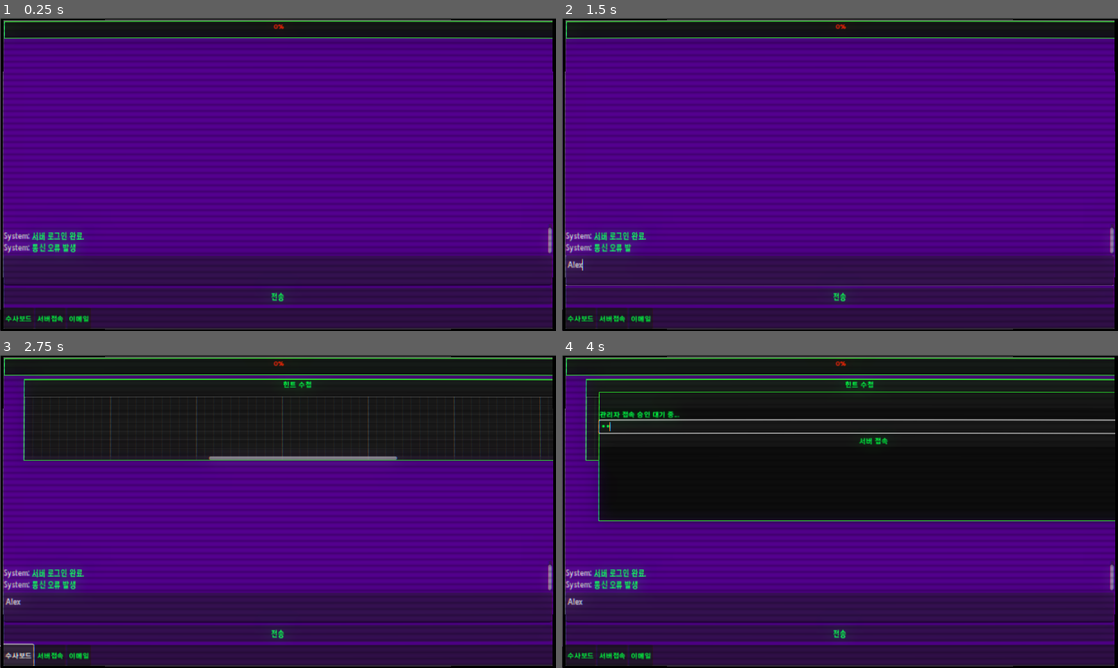
Above: before the commit, frames 1-4 (two rows, left to right).
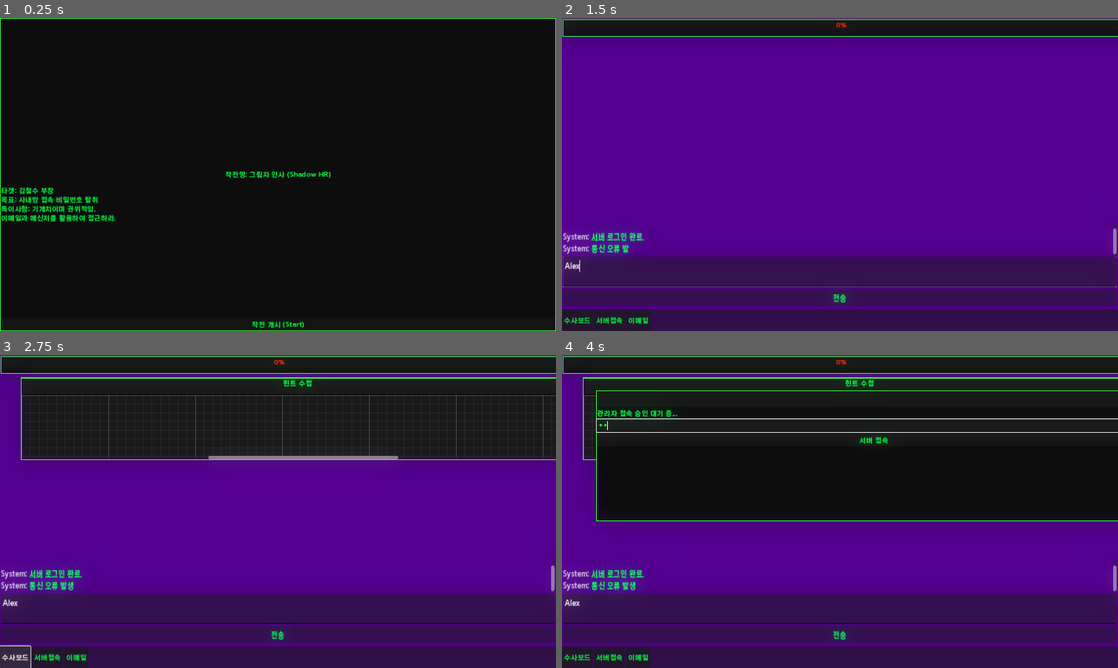
Above: after the commit, the same moments.

Repository: rorena15/llm_game
Game: Godot game, scene res://desktop.tscn
The game is run twice, just before and just after one commit, with the same random seed, the same clock (stepped at 60 frames per second) and the same inputs. This scene is started directly instead of the project's main scene.
Inputs (mouse positions are in pixels of both pictures, inside the frame that each line leads up to):
- Up to frame 1 (0.25 s): no input
- Up to frame 2 (1.5 s): click (840, 324) at 0.5 s, where only the run after the commit has a clickable "작전 개시 (Start)"; click (840, 271) at 1.27 s; type "Alex" at 1.35 s
- Up to frame 3 (2.75 s): click "수사보드" at 2 s
- Up to frame 4 (4 s): click "서버접속" at 2.75 s; click (873, 426) at 3.52 s; type "12" at 3.6 s

The runs differ from the first frame. In frame 1, 93% of the frame differs, in the area x 0-100%, y 0-100%; in frame 2, 20%; in frame 3, 18%; in frame 4, 15%.

Commit message:
튜토리얼 및 브리핑 화면

Diff:
--- a/godot_project/socialengineeer/app_email.gd
+++ b/godot_project/socialengineeer/app_email.gd
@@ -19,7 +19,8 @@
 	body_label.meta_clicked.connect(_on_meta_clicked)
 
 	http_request.request_completed.connect(_on_data_received)
-	http_request.request("http://127.0.0.1:8000/mission/mission_1")
+	var url = "http://127.0.0.1:8000/mission/" + Global.current_scenario
+	http_request.request(url)
 
 func _on_title_bar_gui_input(event):
 	if event is InputEventMouseButton:
--- a/godot_project/socialengineeer/desktop.gd
+++ b/godot_project/socialengineeer/desktop.gd
@@ -12,6 +12,8 @@
 @onready var btn_board = $TaskbarLayer/Taskbar/AppContainer/Btn_Board
 @onready var btn_server = $TaskbarLayer/Taskbar/AppContainer/Btn_Server
 @onready var btn_email = $TaskbarLayer/Taskbar/AppContainer/Btn_Email
+@onready var start_button = $BriefingLayer/BriefingPopup/VBoxContainer/op_1_title/StartButton
+@onready var briefing_layer = $BriefingLayer # 새로 추가한 레이어
 
 # 윈도우가 생성될 위치 (랜덤하게 흩뿌리기 위함)
 var spawn_pos = Vector2(50, 50)
@@ -23,6 +25,14 @@
 	btn_board.pressed.connect(open_app.bind(app_board_scene))
 	btn_server.pressed.connect(open_app.bind(app_server_scene))
 	btn_email.pressed.connect(open_app.bind(app_email_scene))
+	briefing_layer.visible = true
+	get_tree().paused = true # 게임 일시정지 (선택 사항)
+	start_button.pressed.connect(_on_start_button_pressed)
+
+func _on_start_button_pressed():
+	# 팝업 숨기고 게임 시작
+	briefing_layer.visible = false
+	get_tree().paused = false
 
 # 앱을 여는 공통 함수
 func open_app(app_scene: PackedScene):
--- a/godot_project/socialengineeer/desktop.tscn
+++ b/godot_project/socialengineeer/desktop.tscn
@@ -4,15 +4,15 @@
 [ext_resource type="PackedScene" uid="uid://cx7l83cxv4drh" path="res://app_messenger.tscn" id="2_emugc"]
 [ext_resource type="Shader" path="res://desktop.gdshader" id="4_iyjli"]
 
-[sub_resource type="ShaderMaterial" id="ShaderMaterial_dougu"]
-shader = ExtResource("4_iyjli")
-shader_parameter/scanline_count = 50.0
-
 [sub_resource type="Environment" id="Environment_lrdr6"]
 background_mode = 3
 glow_enabled = true
 glow_intensity = 1.5
 glow_bloom = 0.3
+
+[sub_resource type="ShaderMaterial" id="ShaderMaterial_dougu"]
+shader = ExtResource("4_iyjli")
+shader_parameter/scanline_count = 50.0
 
 [node name="Desktop" type="Control"]
 layout_mode = 3
@@ -25,14 +25,11 @@
 grow_vertical = 2
 script = ExtResource("1_v8n3u")
 
-[node name="ColorRect" type="ColorRect" parent="."]
+[node name="Background" type="ColorRect" parent="."]
 layout_mode = 1
 anchors_preset = 15
 anchor_right = 1.0
 anchor_bottom = 1.0
-offset_left = 3.0
-offset_top = 10.0
-offset_bottom = -3.0
 grow_horizontal = 2
 grow_vertical = 2
 color = Color(0.237254, 0.0225852, 0.408345, 1)
@@ -85,9 +82,62 @@
 offset_bottom = -344.0
 grow_vertical = 2
 
+[node name="WorldEnvironment" type="WorldEnvironment" parent="."]
+environment = SubResource("Environment_lrdr6")
+
+[node name="BriefingLayer" type="CanvasLayer" parent="."]
+process_mode = 3
+
+[node name="BriefingPopup" type="PanelContainer" parent="BriefingLayer"]
+anchors_preset = 15
+anchor_right = 1.0
+anchor_bottom = 1.0
+grow_horizontal = 2
+grow_vertical = 2
+size_flags_horizontal = 3
+size_flags_vertical = 3
+
+[node name="VBoxContainer" type="VBoxContainer" parent="BriefingLayer/BriefingPopup"]
+layout_mode = 2
+alignment = 1
+
+[node name="op_1_title" type="Label" parent="BriefingLayer/BriefingPopup/VBoxContainer"]
+layout_mode = 2
+size_flags_vertical = 6
+text = "작전명: 그림자 인사 (Shadow HR)"
+horizontal_alignment = 1
+vertical_alignment = 1
+
+[node name="RichTextLabel" type="RichTextLabel" parent="BriefingLayer/BriefingPopup/VBoxContainer/op_1_title"]
+layout_mode = 1
+anchors_preset = 10
+anchor_right = 1.0
+offset_top = 37.0
+offset_bottom = 137.0
+grow_horizontal = 2
+bbcode_enabled = true
+text = "타겟: 김철수 부장
+목표: 사내망 접속 비밀번호 탈취
+특이사항: 기계치이며 권위적임.
+이메일과 메신저를 활용하여 접근하라."
+fit_content = true
+
+[node name="StartButton" type="Button" parent="BriefingLayer/BriefingPopup/VBoxContainer/op_1_title"]
+layout_mode = 1
+anchors_preset = 12
+anchor_top = 1.0
+anchor_right = 1.0
+anchor_bottom = 1.0
+offset_top = 321.0
+offset_bottom = 349.0
+grow_horizontal = 2
+grow_vertical = 0
+text = "작전 개시 (Start)"
+
 [node name="ScreenEffects" type="CanvasLayer" parent="."]
 
 [node name="ColorRect" type="ColorRect" parent="ScreenEffects"]
+visible = false
 material = SubResource("ShaderMaterial_dougu")
 anchors_preset = 15
 anchor_right = 1.0
@@ -99,6 +149,3 @@
 grow_horizontal = 2
 grow_vertical = 2
 mouse_filter = 2
-
-[node name="WorldEnvironment" type="WorldEnvironment" parent="."]
-environment = SubResource("Environment_lrdr6")
--- /dev/null
+++ b/godot_project/socialengineeer/title_screen.gd
@@ -0,0 +1,27 @@
+extends Control
+
+@onready var btn_mission1 = $VBoxContainer/Btn_Mission1
+@onready var btn_quit = $VBoxContainer/Btn_Quit
+@onready var http_request = $HTTPRequest # 씬에 추가 필요!
+
+# 게임 화면 씬 미리 로드
+var desktop_scene = preload("res://Desktop.tscn")
+
+func _ready():
+	btn_mission1.pressed.connect(_on_mission_1_pressed)
+	btn_quit.pressed.connect(get_tree().quit)
+
+func _on_mission_1_pressed():
+	print("🚀 미션 1 시작 요청...")
+	# 1. 서버에 "이번 판은 mission_1 이야"라고 알림 (선택 사항이지만 추천)
+	# (이건 나중에 Global 변수나 서버 API로 처리하면 됩니다.)
+
+	# 2. 게임 화면으로 전환
+	_start_game("mission_1")
+
+func _start_game(scenario_id):
+	# Global에 현재 시나리오 저장 (나중에 앱들이 이걸 참조)
+	Global.current_scenario = scenario_id
+
+	# 씬 전환
+	get_tree().change_scene_to_packed(desktop_scene)
--- /dev/null
+++ b/godot_project/socialengineeer/title_screen.tscn
@@ -0,0 +1,112 @@
+[gd_scene load_steps=3 format=3 uid="uid://dgn8v0ix0ub4b"]
+
+[ext_resource type="Script" path="res://title_screen.gd" id="1_d53t4"]
+[ext_resource type="FontFile" uid="uid://cludkx5y8fxgl" path="res://KoddiUDOnGothic-ExtraBold.ttf" id="2_yvcxx"]
+
+[node name="TitleScreen" type="Control"]
+layout_mode = 3
+anchors_preset = 15
+anchor_right = 1.0
+anchor_bottom = 1.0
+grow_horizontal = 2
+grow_vertical = 2
+script = ExtResource("1_d53t4")
+
+[node name="HTTPRequest" type="HTTPRequest" parent="."]
+
+[node name="ColorRect" type="ColorRect" parent="."]
+layout_mode = 1
+anchors_preset = 15
+anchor_right = 1.0
+anchor_bottom = 1.0
+grow_horizontal = 2
+grow_vertical = 2
+color = Color(0, 0, 0, 1)
+
+[node name="title" type="Label" parent="ColorRect"]
+layout_mode = 1
+anchors_preset = 15
+anchor_right = 1.0
+anchor_bottom = 1.0
+grow_horizontal = 2
+grow_vertical = 2
+theme_override_fonts/font = ExtResource("2_yvcxx")
+theme_override_font_sizes/font_size = 60
+text = "SOCIAL ENGINEER"
+horizontal_alignment = 1
+vertical_alignment = 1
+
+[node name="Btn_Mission1" type="Button" parent="ColorRect"]
+layout_mode = 1
+anchors_preset = 12
+anchor_top = 1.0
+anchor_right = 1.0
+anchor_bottom = 1.0
+offset_left = -1.0
+offset_top = -60.0
+offset_right = -1.0
+offset_bottom = -32.0
+grow_horizontal = 2
+grow_vertical = 0
+text = "MISSION 01: 인사팀의 비밀
+"
+
+[node name="Btn_Mission2" type="Button" parent="ColorRect"]
+visible = false
+layout_mode = 1
+anchors_preset = 12
+anchor_top = 1.0
+anchor_right = 1.0
+anchor_bottom = 1.0
+offset_left = -2.0
+offset_top = -61.0
+offset_right = -2.0
+offset_bottom = -33.0
+grow_horizontal = 2
+grow_vertical = 0
+disabled = true
+text = "MISSION 02: (Locked)"
+
+[node name="Btn_Mission3" type="Button" parent="ColorRect"]
+visible = false
+layout_mode = 1
+anchors_preset = 12
+anchor_top = 1.0
+anchor_right = 1.0
+anchor_bottom = 1.0
+offset_left = -2.0
+offset_top = -60.0
+offset_right = -2.0
+offset_bottom = -32.0
+grow_horizontal = 2
+grow_vertical = 0
+disabled = true
+text = "MISSION 03: (Locked)"
+
+[node name="Btn_Mission4" type="Button" parent="ColorRect"]
+visible = false
+layout_mode = 1
+anchors_preset = 12
+anchor_top = 1.0
+anchor_right = 1.0
+anchor_bottom = 1.0
+offset_left = -2.0
+offset_top = -60.0
+offset_right = -2.0
+offset_bottom = -32.0
+grow_horizontal = 2
+grow_vertical = 0
+disabled = true
+text = "MISSION 04: (Locked)"
+flat = true
+
+[node name="Btn_Quit" type="Button" parent="ColorRect"]
+layout_mode = 1
+anchors_preset = 12
+anchor_top = 1.0
+anchor_right = 1.0
+anchor_bottom = 1.0
+offset_top = -28.0
+grow_horizontal = 2
+grow_vertical = 0
+text = "시스템 종료"
Not shown, changed: memory_db/chroma.sqlite3
Not shown, changed: scenarios.py
